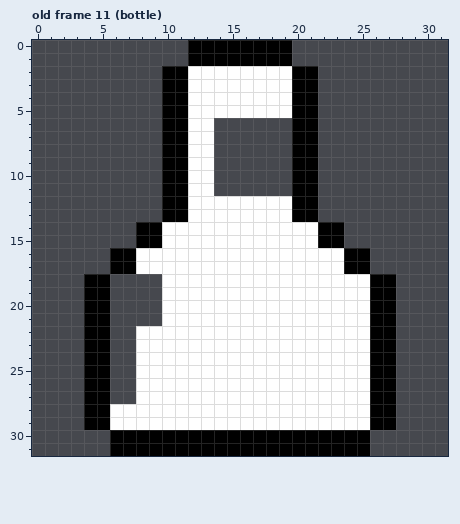
Two versions of one pixel-art file, images/enemies/bulb.aseprite. This is how it looked before the edit.
32x32 pixels, 29 frames. Shown: old frame 11 (bottle). The commit also changed other frames, which this record leaves out.
Now the later version:
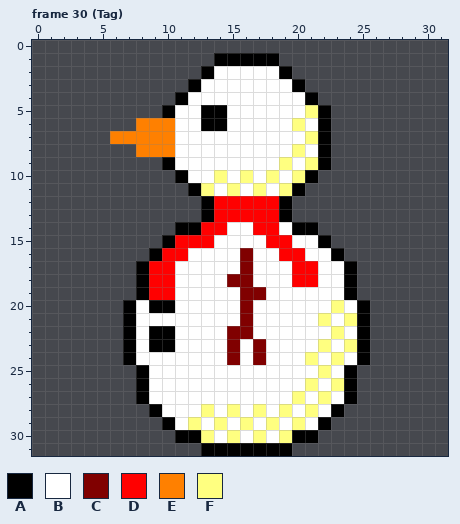
Palette (. is transparent): A #000000  B #ffffff  C #800000  D #ff0000  E #ff8000  F #ffff80
A new or re-ordered frame is compared with the old frame closest to it.
Edits made:
frames 29 -> 33
Changed rows in their new state; - is an unchanged pixel.
Frame 30 (Tag) is new; against old frame 11 (bottle):
first column x 4:
 0 --------........--------
 1 --------..-----.--------
 2 ------...A-----A..------
 3 ------..A--------.------
 4 ------.---------B-------
 5 -------B-AA-----BFA-----
 6 ----EEEB-AABBBBBFBA-----
 7 --EEEEEB--BBBBBBBFA-----
 8 ----EEEB--BBBBBBFBA-----
 9 -------B--BBBBBFBFA-----
10 ------.---FBFBFBF-------
11 ------..AFBFBFBF-.------
12 ------...ADDDDDA..------
13 ------...ADDDDDA..------
14 ----...AADD--DD-AA..----
15 ----..ADDD----DD---.----
16 --...ADD----C--DD--A..--
17 --..ADD-----C---DD---.--
18 ..--ADD----CC---DD--A...
19 ..--ADD-----CC------A...
20 ..-ABAA-----C------F-A..
21 ..-ABB------C-----F-FA..
22 ..-A-AA----CC------F-A..
23 ..-A-AA----C-C----F-FA..
24 ..-A-------C-C---F-F-A..
25 ..--A-------------F-A...
26 ..--A------------F-FA...
27 ..--A-----------F-F-A...
28 .....A---F-F-F-F-F-A....
29 ......A-F-F-F-F-F-A.....
30 --.....--FBFBFBF--....--
31 --.......-------......--
